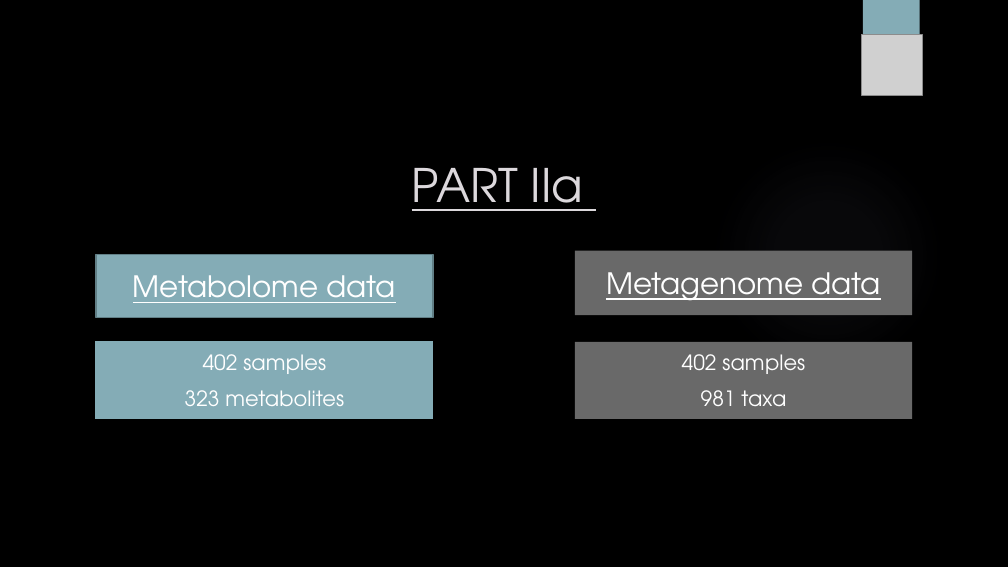
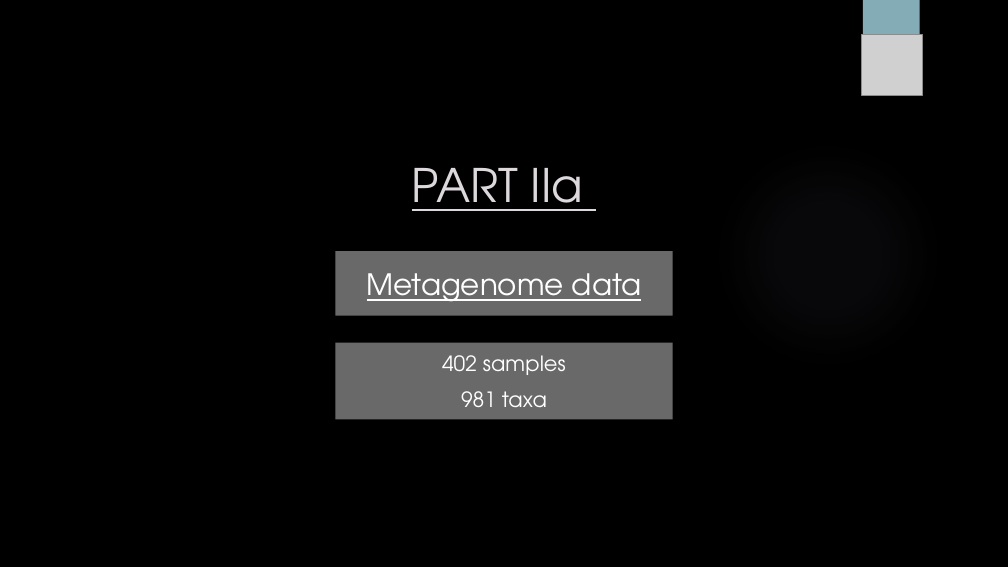
Before and after one commit to sabdeolive/Sabrina_BMS_Bachelor-Internship, a slide deck: slide 11 of Intermediate Presentation.pptx. Drawn at 1008x567 pixels with LibreOffice and Linux fonts; fonts in the diff are those of the drawing; grey boxes stand for pictures; background and template pictures are left out. Boxes give left, top, right and bottom in pixels: in the first picture for what was removed or moved away, otherwise in the second. Text is boxed around its words. In the diff, an @@ line names an element or a change of style, - is before the commit and + after.

```diff
--- a/Intermediate Presentation.pptx
+++ b/Intermediate Presentation.pptx
@@ rectangle removed at box(96, 255, 433, 318) @@
-Metabolome data
@@ rectangle "Metagenome data": place and size @@
-rectangle "Metagenome data" at box(575, 250, 913, 315)
+rectangle "Metagenome data" at box(336, 251, 673, 315)
@@ rectangle removed at box(96, 342, 433, 419) @@
-402 samples
-323 metabolites
@@ rectangle "402 samples": place and size @@
-rectangle "402 samples" at box(575, 342, 913, 419)
+rectangle "402 samples" at box(336, 343, 673, 420)
```
Also in this commit, not shown: 4 other slides changed.
